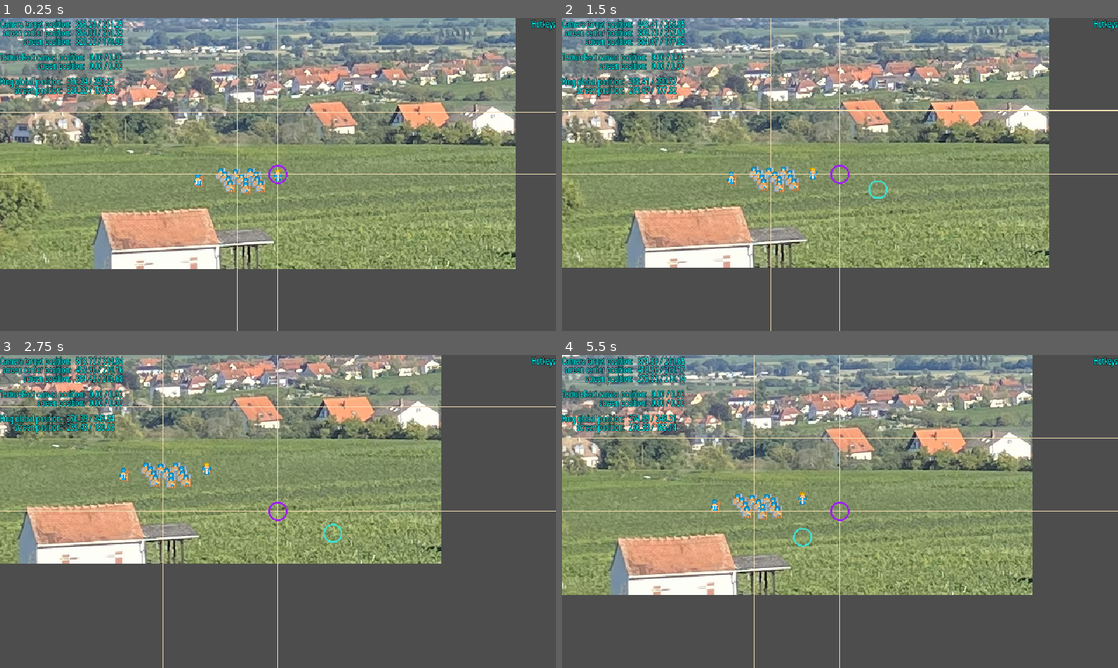
Above: before the commit, frames 1-4 (two rows, left to right).
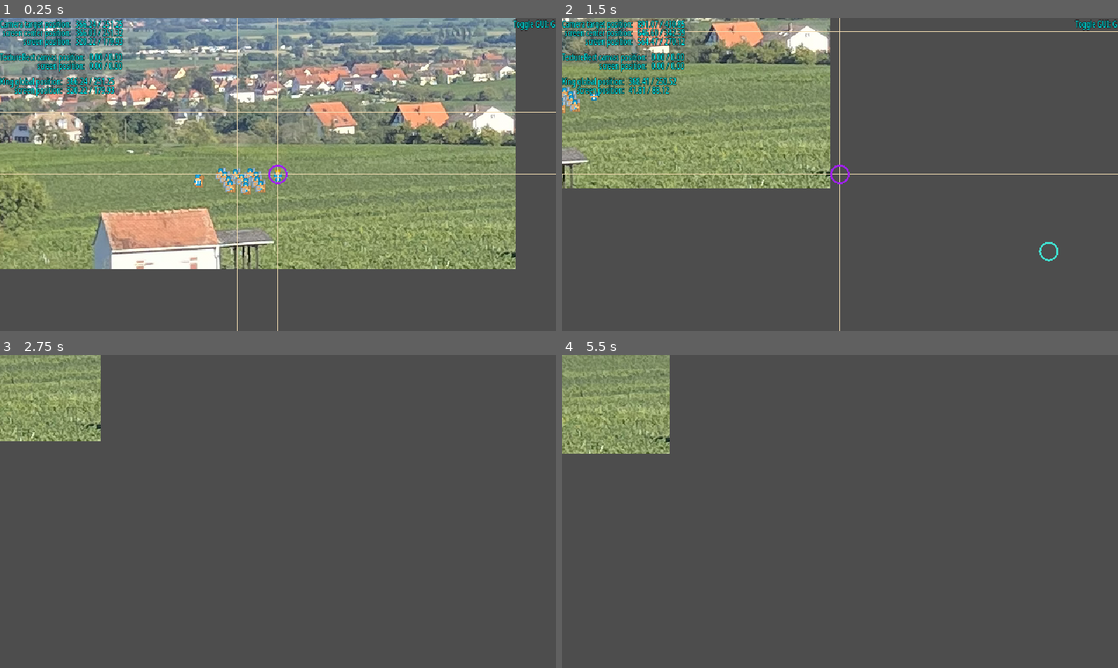
Above: after the commit, the same moments.

Repository: Toxe/godot-pixel-style
Game: Godot game, scene res://scenes/main.tscn
Same seed, same stepped clock (60 frames per second), same inputs: the game is played once before the commit and once after it.
Inputs (mouse positions are in pixels of both pictures, inside the frame that each line leads up to):
- Up to frame 1 (0.25 s): no input
- Up to frame 2 (1.5 s): tap Enter at 0.5 s; move the mouse to (962, 158) at 0.52 s; hold Right (ui_right) 0.53-1.28 s; hold G (toggle_gui, bound only after the commit) 0.53-1.28 s; click (962, 158) at 0.67 s; move the mouse to (728, 190) at 1.27 s; hold Down (ui_down) from 1.28 s (still down); tap G (toggle_gui, bound only after the commit) at 1.35 s
- Up to frame 3 (2.75 s): move the mouse to (333, 442) at 2.02 s; release Down (ui_down) at 2.03 s; hold Right (ui_right) from 2.03 s (still down); hold G (toggle_gui, bound only after the commit) from 2.03 s (still down)
- Up to frame 4 (5.5 s): move the mouse to (812, 574) at 2.77 s; release Right (ui_right) at 2.78 s; release G (toggle_gui, bound only after the commit) at 2.78 s; hold Up (ui_up) 2.78-3.53 s; tap G (toggle_gui, bound only after the commit) at 2.85, 4.35 s; click (812, 574) at 2.92 s; move the mouse to (1006, 558) at 3.52 s; hold G (toggle_gui, bound only after the commit) 3.53-4.28 s; hold Left (ui_left) 3.53-5.03 s; move the mouse to (673, 464) at 4.27 s; move the mouse to (867, 511) at 5.02 s; hold Down (ui_down) from 5.03 s (still down); hold G (toggle_gui, bound only after the commit) from 5.03 s (still down); click (867, 511) at 5.17 s

The runs differ from the first frame. In frame 1, 0.2% of the frame differs, in the area x 92-100%, y 0-5%; in frame 2, 61%; in frame 3, 52%; in frame 4, 64%, in the area x 0-100%, y 0-100%.

Commit message:
Add G hotkey to toggle GUI

Diff:
--- a/PixelStyle/project.godot
+++ b/PixelStyle/project.godot
@@ -33,6 +33,14 @@
 window/stretch/mode="canvas_items"
 window/stretch/scale_mode="integer"
 
+[input]
+
+toggle_gui={
+"deadzone": 0.2,
+"events": [Object(InputEventKey,"resource_local_to_scene":false,"resource_name":"","device":-1,"window_id":0,"alt_pressed":false,"shift_pressed":false,"ctrl_pressed":false,"meta_pressed":false,"pressed":false,"keycode":0,"physical_keycode":71,"key_label":0,"unicode":103,"location":0,"echo":false,"script":null)
+]
+}
+
 [rendering]
 
 textures/canvas_textures/default_texture_filter=0
--- a/PixelStyle/scenes/gui.gd
+++ b/PixelStyle/scenes/gui.gd
@@ -25,5 +25,10 @@
     draw_circle(camera.get_screen_transform().origin - cam_delta, 10, Color.PURPLE, false, 2)
 
 
+func _unhandled_key_input(event: InputEvent) -> void:
+    if event.is_action_pressed("toggle_gui"):
+        visible = !visible
+
+
 func format_vector(vec: Vector2) -> String:
     return "%.2f / %.2f" % [vec.x, vec.y]
--- a/PixelStyle/scenes/gui.tscn
+++ b/PixelStyle/scenes/gui.tscn
@@ -68,4 +68,4 @@
 [node name="HotkeysLabel" type="Label" parent="HBoxContainer"]
 layout_mode = 2
 size_flags_vertical = 0
-text = "Hotkeys"
+text = "Toggle GUI: G"
--- a/PixelStyle/scenes/main.tscn
+++ b/PixelStyle/scenes/main.tscn
@@ -21,13 +21,6 @@
 [node name="CanvasLayer" type="CanvasLayer" parent="."]
 
 [node name="GUI" parent="CanvasLayer" node_paths=PackedStringArray("camera", "texture_rect", "king") instance=ExtResource("2_sugp2")]
-anchors_preset = 15
-anchor_right = 1.0
-anchor_bottom = 1.0
-offset_right = 0.0
-offset_bottom = 0.0
-grow_horizontal = 2
-grow_vertical = 2
 camera = NodePath("../../SubViewport/Game/Path2D/PathFollow2D/King/Camera2D")
 texture_rect = NodePath("../../TextureRect")
 king = NodePath("../../SubViewport/Game/Path2D/PathFollow2D/King")
